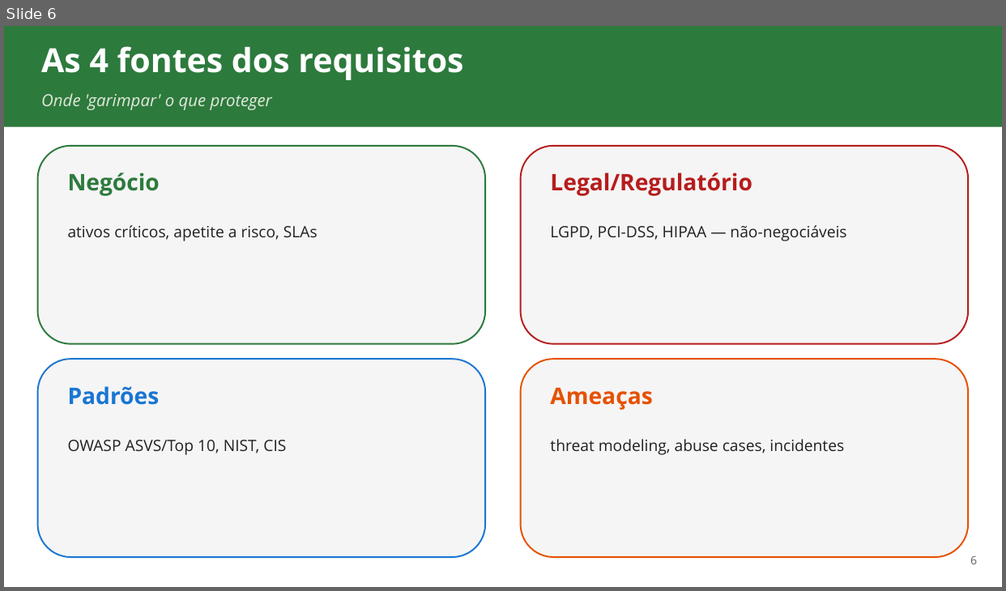
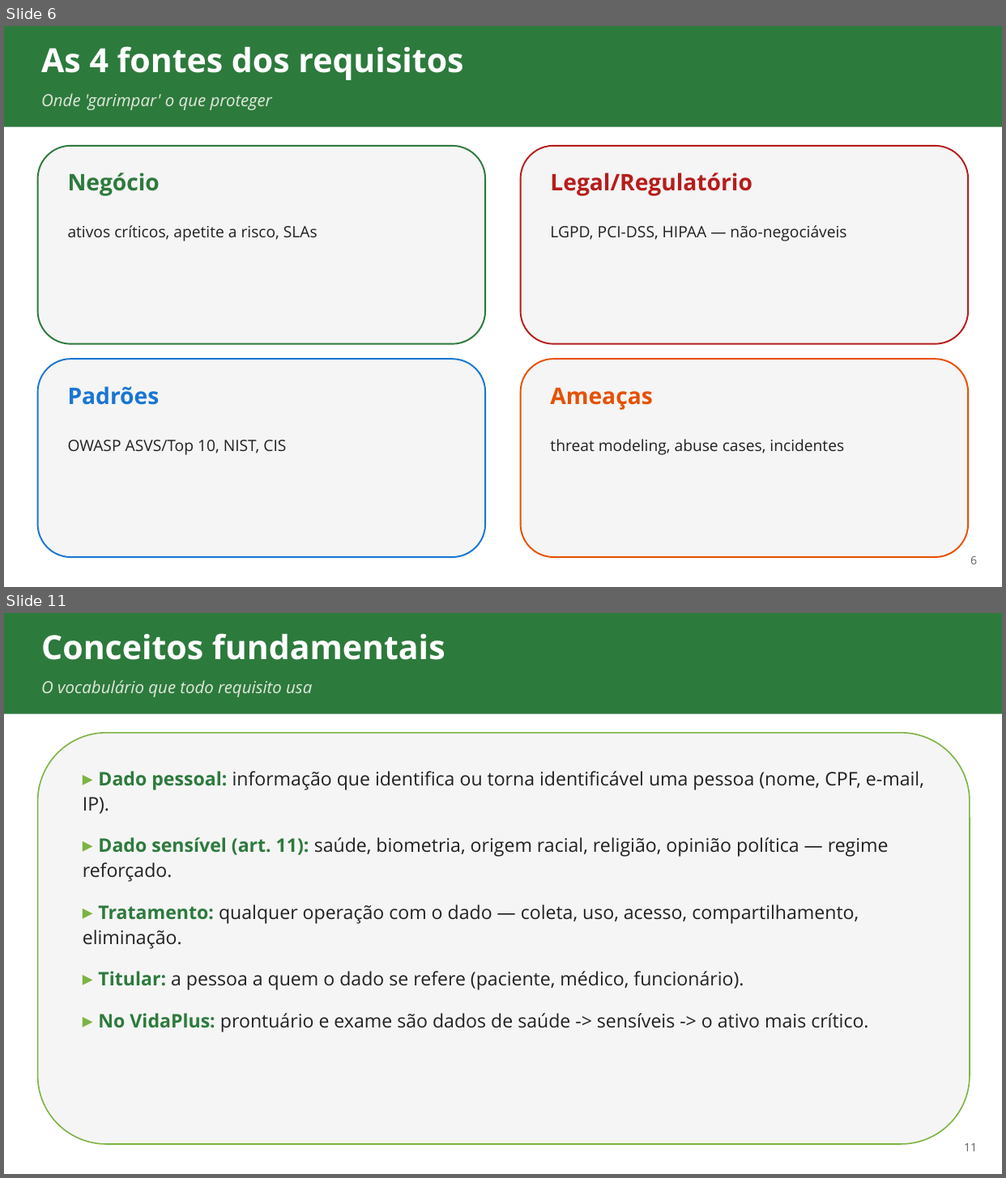
Before and after one commit to ads-sapucaia-ssc/SSC, a slide deck: aulas/aula-02-requisitos-e-lgpd.pptx. Shown one above the other, each under a label of ours: slide 6 before the commit, slides 6 and 11 after it; the slides between them are not shown. The pictures are 1006x591 and 1006x1178 pixels, drawn with LibreOffice and Linux fonts; fonts in the diff are those of the drawing. Boxes give left, top, right and bottom in pixels: in the first picture for what was removed or moved away, otherwise in the second. Text is boxed around its words. In the diff, an @@ line names an element or a change of style, - is before the commit and + after.

```diff
--- a/aulas/aula-02-requisitos-e-lgpd.pptx
+++ b/aulas/aula-02-requisitos-e-lgpd.pptx
@@ slide 11 added at (x1=4, y1=613, x2=1002, y2=1174), background #FFFFFF @@
@@ rectangle added at (x1=4, y1=613, x2=1002, y2=714), fill #2D7A3D @@
@@ text added at (x1=41, y1=633, x2=445, y2=660), 32 pt, text #FFFFFF, bold @@
+Conceitos fundamentais
@@ text added at (x1=41, y1=680, x2=312, y2=697), 16 pt, text #E0E8DB, italic @@
+O vocabulário que todo requisito usa
@@ rounded rectangle added at (x1=38, y1=733, x2=970, y2=1144), fill #F5F5F5, outline #7CB342 1.25 pt @@
@@ text added at (x1=83, y1=771, x2=924, y2=1033), 18 pt, text #212121 @@
+▸ Dado pessoal: informação que identifica ou torna identificável uma pessoa (nome, CPF, e-mail, IP).
+▸ Dado sensível (art. 11): saúde, biometria, origem racial, religião, opinião política — regime reforçado.
+▸ Tratamento: qualquer operação com o dado — coleta, uso, acesso, compartilhamento, eliminação.
+▸ Titular: a pessoa a quem o dado se refere (paciente, médico, funcionário).
+▸ No VidaPlus: prontuário e exame são dados de saúde -> sensíveis -> o ativo mais crítico.
@@ text added at (x1=964, y1=1144, x2=977, y2=1152), 11 pt, text #616161 @@
+11
```
Also in this commit, not shown: 4 slides changed, 9 other slides added, 12 other files.
